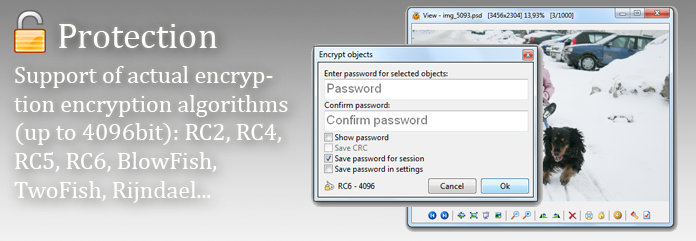
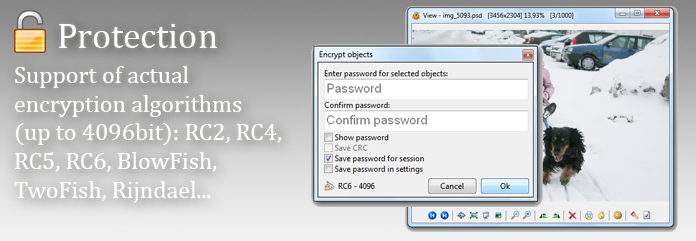
Layers edited between the first and the second 696x241 image:
renamed "Support of actual encryption encryption algorithms (up to 4096b" to "Support of actual encryption algorithms (up to 4096bit): RC2,", painted on it over (14, 66, 288, 132)
